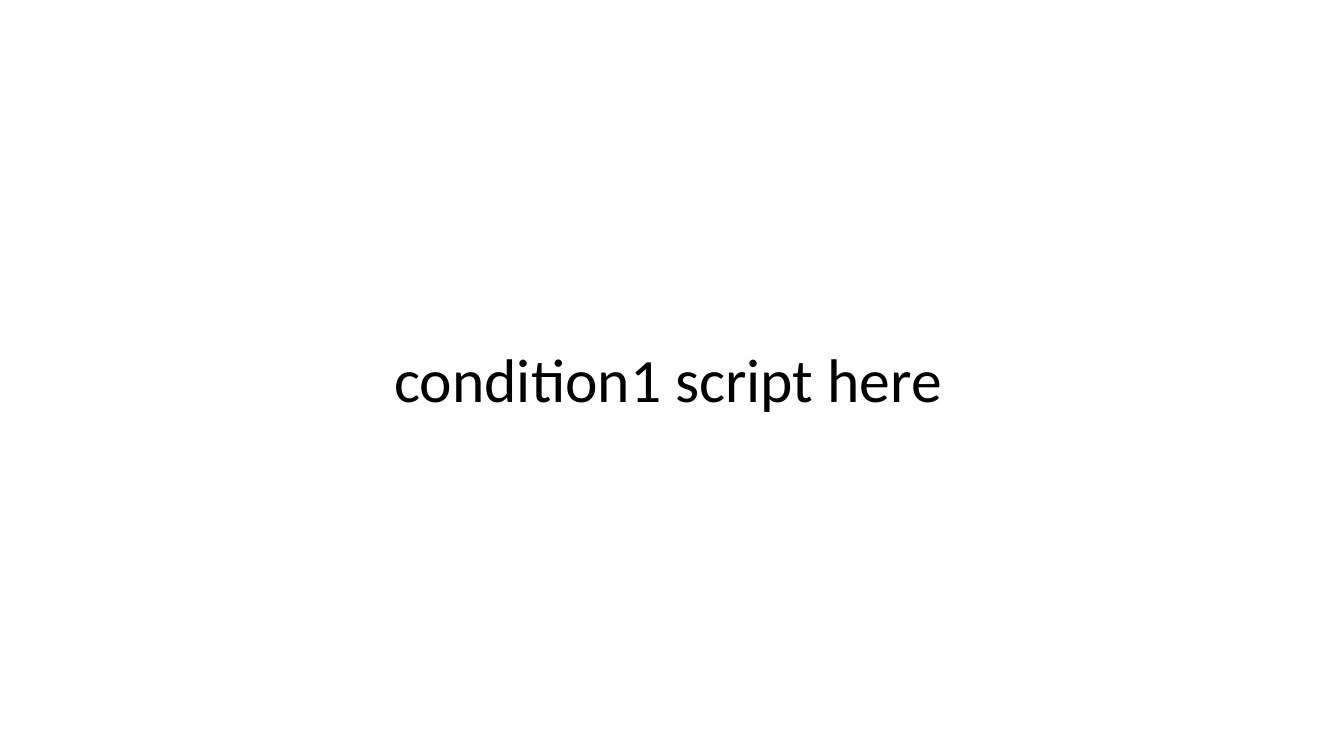
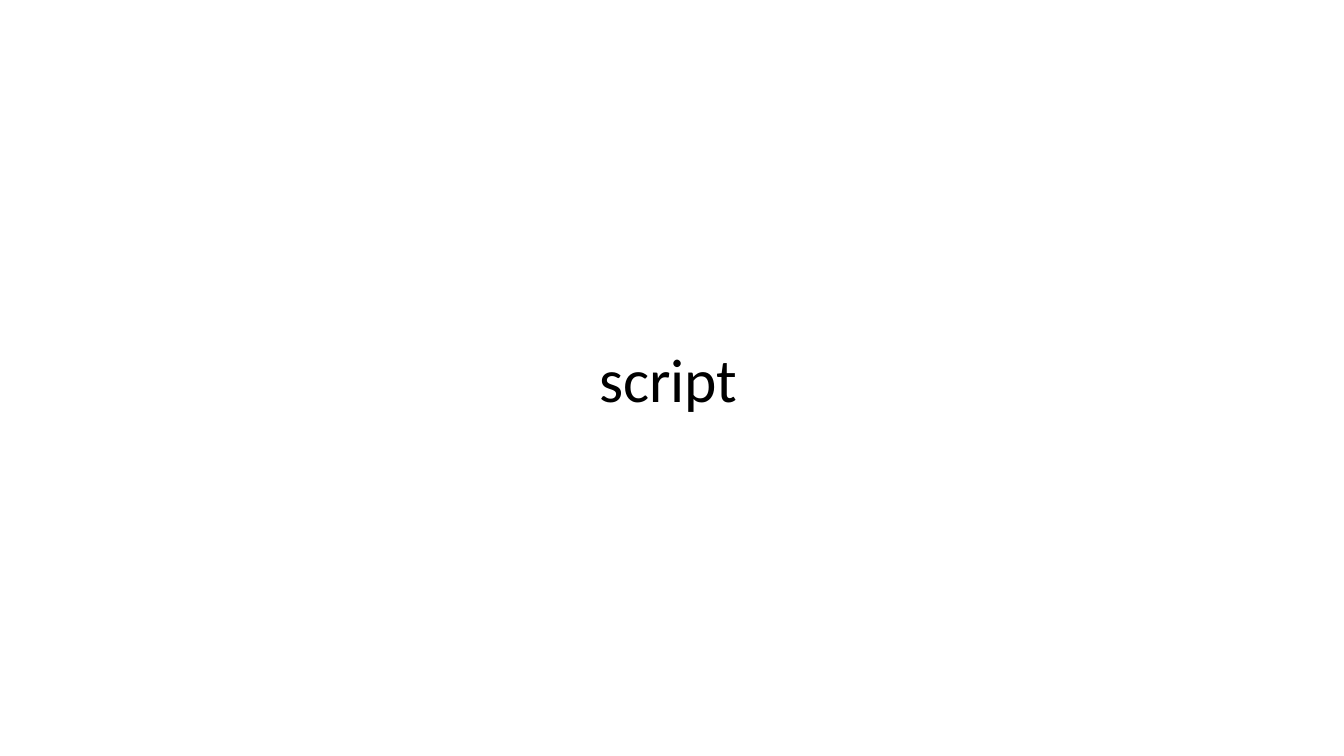
Before and after one commit to mariannazhang/PowerPoint-auto-coding, a slide deck: slide 12 of materials/stimuli.pptm. Drawn at 1344x756 pixels with LibreOffice and Linux fonts; fonts in the diff are those of the drawing. Boxes give left, top, right and bottom in pixels: in the first picture for what was removed or moved away, otherwise in the second. Text is boxed around its words. In the diff, an @@ line names an element or a change of style, - is before the commit and + after.

```diff
--- a/materials/stimuli.pptm
+++ b/materials/stimuli.pptm
@@ text at box(599, 359, 737, 412): text changed @@
-condition1 script here
+script
```
Also in this commit, not shown: 7 other slides changed, 2 other files.
